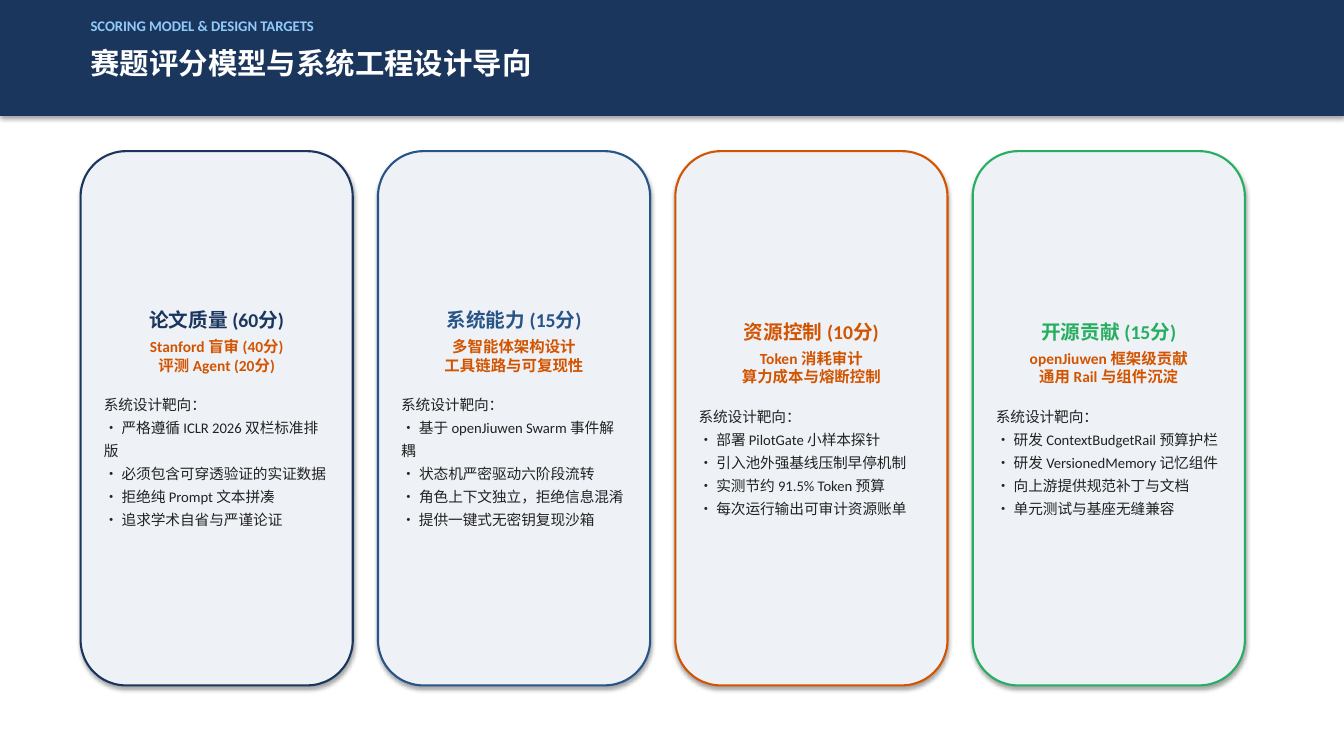
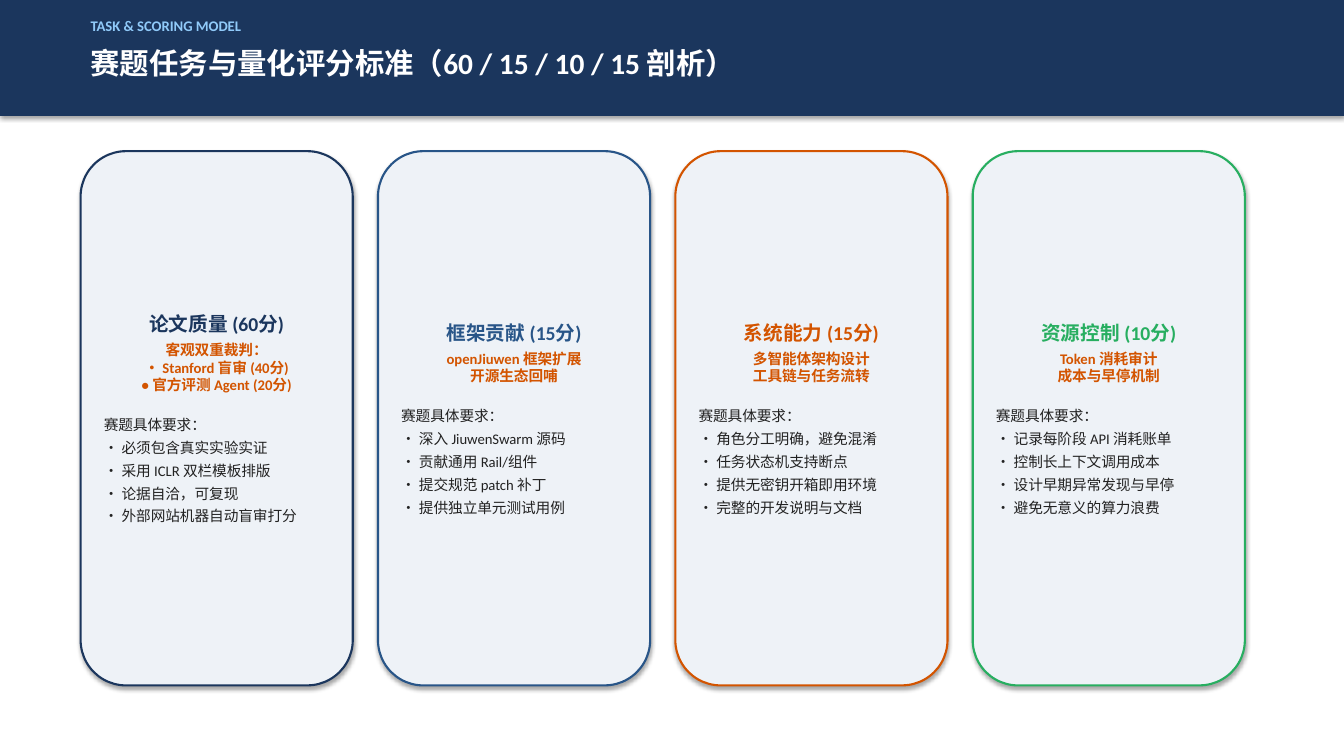
Before and after one commit to MieSheeeep/JiuwenSwarmPaperAgent, a slide deck: slide 2 of docs/第6组项目汇报PPT_终版.pptx (slide 3 before the commit). Drawn at 1344x756 pixels with LibreOffice and Linux fonts; fonts in the diff are those of the drawing. Boxes give left, top, right and bottom in pixels: in the first picture for what was removed or moved away, otherwise in the second. Text is boxed around its words. In the diff, an @@ line names an element or a change of style, - is before the commit and + after.

```diff
--- a/docs/第6组项目汇报PPT_终版.pptx
+++ b/docs/第6组项目汇报PPT_终版.pptx
@@ text at bbox=[91, 21, 241, 31]: text changed @@
-SCORING MODEL & DESIGN TARGETS
+TASK & SCORING MODEL
@@ text at bbox=[91, 48, 735, 77]: text changed @@
-赛题评分模型与系统工程设计导向
+赛题任务与量化评分标准（60 / 15 / 10 / 15 剖析）
@@ text in rounded rectangle at bbox=[401, 323, 582, 514]: text changed @@
-系统能力 (15分)
-多智能体架构设计
-工具链路与可复现性
-系统设计靶向：
-• 基于 openJiuwen Swarm 事件解耦
-• 状态机严密驱动六阶段流转
-• 角色上下文独立，拒绝信息混淆
-• 提供一键式无密钥复现沙箱
+框架贡献 (15分)
+openJiuwen 框架扩展
+开源生态回哺
+赛题具体要求：
+• 深入 JiuwenSwarm 源码
+• 贡献通用 Rail/组件
+• 提交规范 patch 补丁
+• 提供独立单元测试用例
@@ text in rounded rectangle at bbox=[699, 323, 879, 514]: text changed @@
-资源控制 (10分)
-Token 消耗审计
-算力成本与熔断控制
-系统设计靶向：
-• 部署 PilotGate 小样本探针
-• 引入池外强基线压制早停机制
-• 实测节约 91.5% Token 预算
-• 每次运行输出可审计资源账单
+系统能力 (15分)
+多智能体架构设计
+工具链与任务流转
+赛题具体要求：
+• 角色分工明确，避免混淆
+• 任务状态机支持断点
+• 提供无密钥开箱即用环境
+• 完整的开发说明与文档
@@ text in rounded rectangle at bbox=[996, 323, 1176, 514]: text changed @@
-开源贡献 (15分)
-openJiuwen 框架级贡献
-通用 Rail 与组件沉淀
-系统设计靶向：
-• 研发 ContextBudgetRail 预算护栏
-• 研发 VersionedMemory 记忆组件
-• 向上游提供规范补丁与文档
-• 单元测试与基座无缝兼容
+资源控制 (10分)
+Token 消耗审计
+成本与早停机制
+赛题具体要求：
+• 记录每阶段 API 消耗账单
+• 控制长上下文调用成本
+• 设计早期异常发现与早停
+• 避免无意义的算力浪费
@@ text in rounded rectangle at bbox=[104, 342, 297, 522]: text changed @@
-Stanford 盲审 (40分)
-评测 Agent (20分)
-系统设计靶向：
-• 严格遵循 ICLR 2026 双栏标准排版
-• 必须包含可穿透验证的实证数据
-• 拒绝纯 Prompt 文本拼凑
-• 追求学术自省与严谨论证
+客观双重裁判：
+• Stanford 盲审 (40分)
+• 官方评测 Agent (20分)
+赛题具体要求：
+• 必须包含真实实验实证
+• 采用 ICLR 双栏模板排版
+• 论据自洽，可复现
+• 外部网站机器自动盲审打分
```
Also in this commit, not shown: 9 other slides changed, 6 slides added, 10 slides removed, 3 other files.
